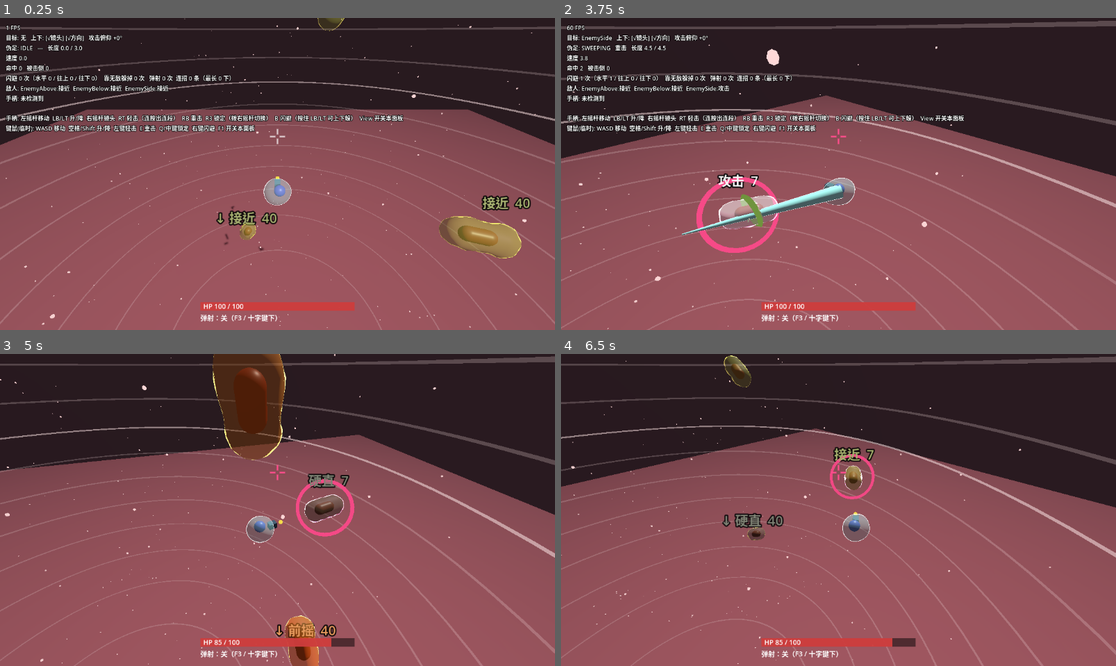
Above: before the commit, frames 1-4 (two rows, left to right).
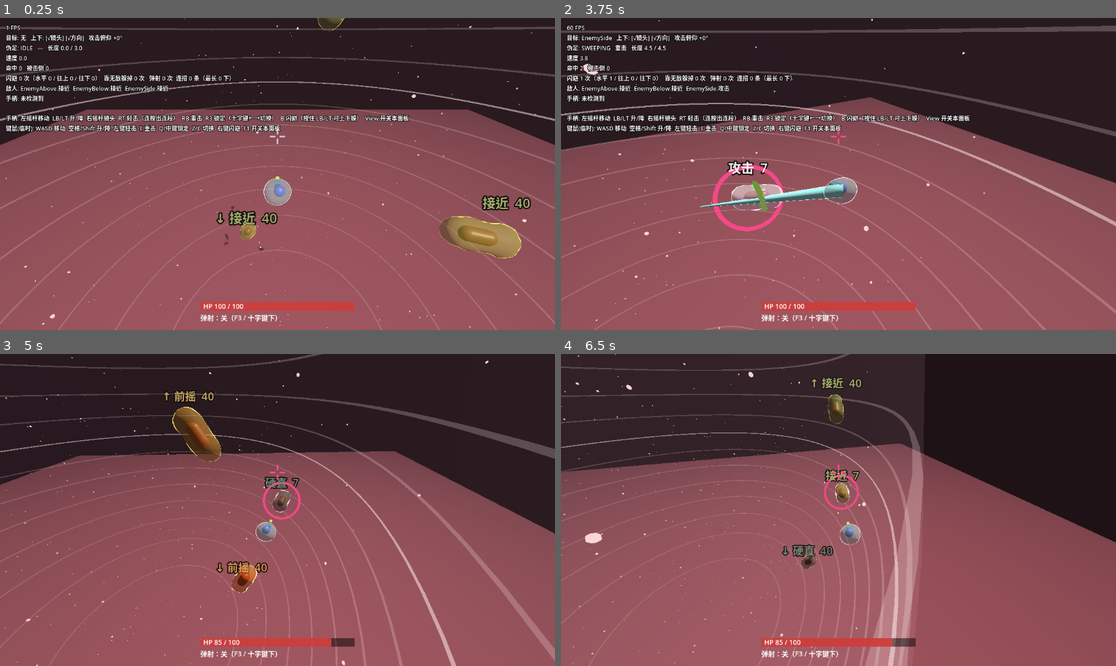
Above: after the commit, the same moments.

Repository: paddypasteur/cellgod
Game: Godot game, scene res://scenes/arena.tscn
The game is run twice, just before and just after one commit, with the same random seed, the same clock (stepped at 60 frames per second) and the same inputs.
Inputs (mouse positions are in pixels of both pictures, inside the frame that each line leads up to):
- Up to frame 1 (0.25 s): no input
- Up to frame 2 (3.75 s): move the mouse to (960, 158) at 0.52 s; hold D (move_right) 0.53-1.28 s; tap C (lock_next, bound only after the commit) at 0.6, 1.55, 3.05 s; click (960, 158) at 0.67 s; tap Z (lock_prev, bound only after the commit) at 0.8, 1.35, 2.3 s; move the mouse to (727, 189) at 1.27 s; hold S (move_back) 1.28-2.03 s; move the mouse to (894, 105) at 2.02 s; hold D (move_right) 2.03-2.78 s; right-click (894, 105) at 2.1 s; move the mouse to (810, 236) at 2.77 s; hold W (move_forward) 2.78-3.53 s; tap E (heavy_attack) at 2.85 s; click (810, 236) at 2.92 s; move the mouse to (1005, 220) at 3.52 s; hold A (move_left) from 3.53 s (still down); tap Q (lock_on) at 3.6 s
- Up to frame 3 (5 s): keep holding A (move_left); tap Z (lock_prev, bound only after the commit) at 3.8 s; tap F1 (toggle_debug) at 4.15 s; move the mouse to (111, 463) at 4.27 s; click (111, 463) at 4.35 s; tap C (lock_next, bound only after the commit) at 4.55 s
- Up to frame 4 (6.5 s): move the mouse to (866, 510) at 5.02 s; release A (move_left) at 5.03 s; hold S (move_back) 5.03-5.78 s; tap C (lock_next, bound only after the commit) at 5.1, 6.05 s; click (866, 510) at 5.17 s; tap Z (lock_prev, bound only after the commit) at 5.3, 5.85 s; move the mouse to (755, 432) at 5.77 s; hold D (move_right) from 5.78 s (still down)

The runs differ from the first frame. In frame 1, 0.8% of the frame differs, in the area x 34-74%, y 30-37%; in frame 2, 13%; in frame 3, 17%, in the area x 0-100%, y 0-100%; in frame 4, 15%.

Commit message:
锁定改为镜头完整接管（含上下跟随、拉远、视野加宽），切换目标改十字键左右（按画面左右）；删掉右摇杆拨动切换和镜头弱偏向
Co-Authored-By: Claude Opus 5.5 <noreply@anthropic.com>

Diff:
--- a/scripts/autoload/input_setup.gd
+++ b/scripts/autoload/input_setup.gd
@@ -3,7 +3,7 @@
 ## 只在 项目设置→输入映射 里没有同名动作时才注册，
 ## 所以开发者在编辑器里定义的键位永远优先，这里只是兜底。
 ##
-## 手柄：左摇杆移动，LB/LT 上升/下降，右摇杆转镜头，RT 轻击（连按出连段），RB 重击，B 闪避
+## 手柄：左摇杆移动，LB/LT 上升/下降，右摇杆转镜头，RT 轻击（连按出连段），RB 重击，B 闪避，R3 锁定、十字键左右切换目标
 ## 键鼠（临时占位，方案未定）：WASD 移动，空格/Shift 上升/下降，左键轻击，E 重击，右键闪避；
 ##       暂时没有鼠标转镜头
 
@@ -40,6 +40,9 @@
     _add_action(&"pseudopod", [_mouse(MOUSE_BUTTON_LEFT), _joy_axis(JOY_AXIS_TRIGGER_RIGHT, 1.0)])
     # 锁定 / 解锁：R3（类魂通用约定）。键鼠临时用 Q 或鼠标中键
     _add_action(&"lock_on", [_joy_button(JOY_BUTTON_RIGHT_STICK), _key(KEY_Q), _mouse(MOUSE_BUTTON_MIDDLE)])
+    # 切换锁定目标：十字键左右（2026-11-28 开发者："右摇杆不是要控制摄像头的吗？设置成十字键的左右"）。键盘临时用 Z / C
+    _add_action(&"lock_prev", [_joy_button(JOY_BUTTON_DPAD_LEFT), _key(KEY_Z)])
+    _add_action(&"lock_next", [_joy_button(JOY_BUTTON_DPAD_RIGHT), _key(KEY_C)])
     # 重击：独立按键（不是蓄力）。RB 在上下移动挪到左手后空出来了
     _add_action(&"heavy_attack", [_key(KEY_E), _joy_button(JOY_BUTTON_RIGHT_SHOULDER)])
 
--- a/scripts/camera/follow_camera.gd
+++ b/scripts/camera/follow_camera.gd
@@ -54,13 +54,22 @@
 @export var bounce_yaw_lead_rate: float = 5.0
 
 @export_group("锁定时")
-## 锁定时镜头偏向目标的强度（0 = 完全不管，1 = 很快对准）。默认偏弱：这是球形战场，
-## 镜头焊死在一只敌人身上就看不见其他方向的威胁（DESIGN《镜头与锁定》）
-@export_range(0.0, 1.0) var lock_bias: float = 0.3
-## 偏向的速度
-@export var lock_bias_rate: float = 2.0
-## 俯仰也跟着偏一点：目标在上/下方时，镜头抬/低头多少（相对目标仰角的比例）
-@export_range(0.0, 1.0) var lock_pitch_follow: float = 0.4
+## 2026-11-28 策划改方案（两名玩家都说半套锁定难用）：锁定时镜头**完整接管**，右摇杆不起作用，
+## 持续把目标保持在画面中心区域；张望 = 再按一次锁定键解锁
+## 镜头转向目标的跟随速度。越大目标越稳地钉在画面中心
+@export var lock_follow_rate: float = 8.0
+## 上下也跟：目标在上方镜头就抬起来（教玩家垂直维度，不压制）。1 = 完全跟随目标的仰角
+@export_range(0.0, 1.0) var lock_pitch_follow: float = 1.0
+## 锁定时俯仰的范围（度）。比手动范围宽，正上方/正下方的目标也能尽量框住
+@export_range(-80.0, 80.0) var lock_pitch_min_deg: float = -70.0
+@export_range(-80.0, 80.0) var lock_pitch_max_deg: float = 70.0
+## 注视点往目标方向挪多少（0 = 看主角，1 = 看目标）。挪一点让主角和目标都在画面里
+@export_range(0.0, 1.0) var lock_look_blend: float = 0.3
+## 锁定时镜头额外拉远多少米、视野加宽多少度：球面上留在画面里的部分更多
+@export var lock_extra_distance: float = 2.0
+@export var lock_extra_fov_deg: float = 10.0
+## 拉远 / 加宽的过渡速度
+@export var lock_zoom_rate: float = 5.0
 
 @export_group("震动")
 ## 震动强度为 1 时镜头最多偏移多少米
@@ -74,14 +83,16 @@
 var _pitch_deg: float = 0.0
 var _pivot: Vector3 = Vector3.ZERO
 var _manual_cooldown: float = 0.0
-## 右摇杆被推住多久了：锁定时要推住超过"拨一下"的时长才算转镜头，免得拨摇杆切换目标时镜头也跟着晃
-var _stick_hold_time: float = 0.0
+var _lock_amount: float = 0.0
+var _base_fov: float = 75.0
+var _lock_look: Vector3 = Vector3.ZERO
 
 
 func _ready() -> void:
     var f: Vector3 = -global_basis.z
     _yaw = atan2(-f.x, -f.z)
     _pitch_deg = pitch_deg
+    _base_fov = fov
     if target != null:
         _pivot = target.global_position
     _apply()
@@ -95,7 +106,7 @@
     _pivot = _pivot.lerp(target.global_position, 1.0 - exp(-position_follow_rate * delta))
     _update_manual(delta)
     _update_yaw(delta)
-    _update_lock_bias(delta)
+    _update_lock(delta)
     _update_bounce_camera(delta)
     _trauma = maxf(_trauma - shake_decay * delta, 0.0)
     _apply()
@@ -126,19 +137,27 @@
     return null
 
 
-## 锁定时镜头轻微偏向目标：玩家推右摇杆张望时让开，松手过一会儿再慢慢转回来
-func _update_lock_bias(delta: float) -> void:
+## 锁定：镜头站到"主角 → 目标"连线的后方，目标落在画面中心区域；拉远、视野加宽。
+## 解锁后从当前角度直接交还玩家，不回弹
+func _update_lock(delta: float) -> void:
     var lock := _lock_target()
-    if lock == null or lock_bias <= 0.0 or _manual_cooldown > 0.0:
-        return
+    var w_zoom: float = 1.0 - exp(-lock_zoom_rate * delta)
+    _lock_amount = lerpf(_lock_amount, 1.0 if lock != null else 0.0, w_zoom)
+    fov = _base_fov + lock_extra_fov_deg * _lock_amount
+    if lock == null:
+        return
+    _lock_look = lock.global_position
     var to: Vector3 = lock.global_position - target.global_position
     var flat: float = Vector2(to.x, to.z).length()
-    if flat < 0.01:
-        return
-    var w: float = (1.0 - exp(-lock_bias_rate * delta)) * lock_bias
-    _yaw = lerp_angle(_yaw, atan2(-to.x, -to.z), w)
+    if to.length() < 0.01:
+        return
+    var w: float = 1.0 - exp(-lock_follow_rate * delta)
+    if flat > 0.01:
+        _yaw = lerp_angle(_yaw, atan2(-to.x, -to.z), w)
     var want_pitch: float = pitch_deg + rad_to_deg(atan2(to.y, flat)) * lock_pitch_follow
-    _pitch_deg = clampf(lerpf(_pitch_deg, want_pitch, w), pitch_min_deg, pitch_max_deg)
+    want_pitch = clampf(want_pitch, lock_pitch_min_deg, lock_pitch_max_deg)
+    _pitch_deg = lerpf(_pitch_deg, want_pitch, w)
+    _manual_cooldown = 0.0
 
 
 ## 叠加一次震动，强度 0..1，多次受击会叠加但不超过 1
@@ -149,14 +168,9 @@
 func _update_manual(delta: float) -> void:
     _manual_cooldown = maxf(_manual_cooldown - delta, 0.0)
     var stick: Vector2 = Input.get_vector(&"camera_left", &"camera_right", &"camera_down", &"camera_up", stick_deadzone)
-    if stick == Vector2.ZERO:
-        _stick_hold_time = 0.0
-        return
-    _stick_hold_time += delta
-    if _lock_target() != null:
-        var flick_time: Variant = target.get("lock_flick_time")
-        if flick_time != null and _stick_hold_time <= float(flick_time):
-            return
+    # 锁定时镜头归锁定管，右摇杆不起作用
+    if stick == Vector2.ZERO or _lock_target() != null:
+        return
     _manual_cooldown = auto_follow_resume_delay
     # 摇杆往右推 = 镜头往右看 = yaw 减小（yaw 正方向是从上往下看逆时针）
     _yaw -= deg_to_rad(stick_yaw_speed_deg) * stick.x * delta
@@ -187,7 +201,9 @@
     var orbit: Basis = Basis(Vector3.UP, _yaw) * Basis(Vector3.RIGHT, pitch)
     # orbit.x 是镜头右方；绕 X 轴的俯仰不改变它，所以它始终水平，平移不会带来 roll
     var look_point: Vector3 = _pivot + Vector3.UP * look_height_offset + orbit.x * shoulder_offset
-    global_position = look_point + orbit * Vector3(0.0, 0.0, distance + _extra_distance)
+    if _lock_amount > 0.001:
+        look_point = look_point.lerp(_lock_look, lock_look_blend * _lock_amount)
+    global_position = look_point + orbit * Vector3(0.0, 0.0, distance + _extra_distance + lock_extra_distance * _lock_amount)
     look_at(look_point, Vector3.UP)
     # 震动只做平移、放在 look_at 之后：不改变朝向，绝不会带出 roll
     if _trauma > 0.0:
--- a/scripts/player/player.gd
+++ b/scripts/player/player.gd
@@ -268,20 +268,14 @@
 @export var body_stretch_damping: float = 9.0
 
 @export_group("锁定")
-## 2026-11-28 开发者："现在不知道我在锁定谁。锁定之后攻击就应该朝着他；按摇杆切换。"
-## R3 / Q / 鼠标中键 锁定或解锁；锁定时快速拨一下右摇杆切换目标。
-## 锁定决定攻击朝向和身体转向，**不焊死镜头**（镜头只轻微偏向目标，推住右摇杆随时能看别处）
+## R3 / Q / 鼠标中键 锁定或解锁；十字键 ← → （键盘 Z / C）切换到画面上左边 / 右边相邻的目标。
+## 锁定决定攻击朝向和身体转向，镜头由 FollowCamera 完整接管（2026-11-28 策划改方案）
 ## 多远以内能锁上（米）
 @export var lock_range: float = 18.0
 ## 超过多远自动解锁（米）
 @export var lock_break_range: float = 25.0
 ## 锁定时在离准星多远的范围里找目标（屏幕高度的比例），比普通索敌宽
 @export_range(0.0, 1.0) var lock_acquire_screen_radius: float = 0.45
-## 右摇杆推过这个幅度、并在 lock_flick_time 秒内松回去，算"拨一下"切换目标；推住更久就是转镜头张望
-@export_range(0.1, 1.0) var lock_flick_threshold: float = 0.7
-@export var lock_flick_time: float = 0.25
-## 切换时只在拨动方向两侧这么多度以内找下一个目标
-@export_range(10.0, 180.0) var lock_switch_max_angle_deg: float = 70.0
 ## 锁定标记的颜色（敌人描边也换成这个颜色）
 @export var lock_color: Color = Color(1.0, 0.3, 0.55)
 
@@ -306,9 +300,6 @@
 ## 锁定目标（null = 没锁）
 var _lock_target: Node3D = null
 var _lock_marker: MeshInstance3D = null
-var _flick_active: bool = false
-var _flick_timer: float = 0.0
-var _flick_dir: Vector2 = Vector2.ZERO
 
 ## 当前这次前摇是重击的（否则是轻击）
 var _windup_is_heavy: bool = false
@@ -430,6 +421,10 @@
             _buffer_timer = maxf(_recovery_left, 0.0) + light_buffer_window
     elif _is_fresh_press(event, &"lock_on"):
         _toggle_lock()
+    elif _is_fresh_press(event, &"lock_prev"):
+        _switch_lock(-1.0)
+    elif _is_fresh_press(event, &"lock_next"):
+        _switch_lock(1.0)
     elif _is_fresh_press(event, &"heavy_attack"):
         _heavy_buffer = input_buffer_time
     elif _is_fresh_press(event, &"dodge"):
@@ -899,43 +894,23 @@
     lock_changed.emit(kind)
 
 
-## 每帧：目标死了、跑太远就自动解锁；锁定时检测右摇杆"拨一下"切换目标
-func _update_lock(delta: float) -> void:
-    if _lock_target != null:
-        if not is_instance_valid(_lock_target) or not _lock_target.is_in_group(&"target")                 or _lock_target.global_position.distance_to(global_position) > lock_break_range:
-            _set_lock(null, "off")
-    var stick: Vector2 = Input.get_vector(&"camera_left", &"camera_right", &"camera_down", &"camera_up")
+## 每帧：目标死了、跑太远就自动解锁
+func _update_lock(_delta: float) -> void:
     if _lock_target == null:
-        _flick_active = false
-        return
-    var mag: float = stick.length()
-    if not _flick_active:
-        if mag >= lock_flick_threshold:
-            _flick_active = true
-            _flick_timer = 0.0
-            _flick_dir = stick
-        return
-    _flick_timer += delta
-    if mag > _flick_dir.length():
-        _flick_dir = stick
-    if mag < 0.3:
-        _flick_active = false
-        # 推得快、松得快才是"拨"；推住超过 lock_flick_time 是在转镜头张望，不切换
-        if _flick_timer <= lock_flick_time:
-            _switch_lock(_flick_dir)
-
-
-## 按拨动方向在屏幕上找下一个目标：相对当前目标的屏幕位置，方向夹角在范围内、离得最近的
-func _switch_lock(flick: Vector2) -> void:
+        return
+    if not is_instance_valid(_lock_target) or not _lock_target.is_in_group(&"target")             or _lock_target.global_position.distance_to(global_position) > lock_break_range:
+        _set_lock(null, "off")
+
+
+## 按画面上的左右切换（不是世界坐标的左右）：玩家按的是"画面上更左边那只"。
+## side = -1 往左、+1 往右；选这一侧水平距离最近的，上下差得多的稍微靠后。那一侧没有就不动
+func _switch_lock(side: float) -> void:
     var cam: Camera3D = get_viewport().get_camera_3d()
     if cam == null or _lock_target == null:
         return
     var from: Vector2 = get_aim_screen_point()
     if not cam.is_position_behind(_lock_target.global_position):
         from = cam.unproject_position(_lock_target.global_position)
-    # 摇杆往上推是屏幕往上（屏幕 y 向下为正）
-    var want: Vector2 = Vector2(flick.x, -flick.y).normalized()
-    var max_angle: float = deg_to_rad(lock_switch_max_angle_deg)
     var best: Node3D = null
     var best_score: float = INF
     for node: Node in get_tree().get_nodes_in_group(&"target"):
@@ -947,12 +922,10 @@
         if cam.is_position_behind(t.global_position):
             continue
         var v: Vector2 = cam.unproject_position(t.global_position) - from
-        if v.length() < 1.0:
+        var dx: float = v.x * side
+        if dx < 4.0:
             continue
-        var angle: float = absf(want.angle_to(v))
-        if angle > max_angle:
-            continue
-        var score: float = v.length() * (1.0 + angle)
+        var score: float = dx + absf(v.y) * 0.5
         if score < best_score:
             best_score = score
             best = t
--- a/scripts/ui/debug_overlay.gd
+++ b/scripts/ui/debug_overlay.gd
@@ -44,8 +44,8 @@
         text += str(logger.call(&"get_summary")) + "\n"
     text += _enemies_text() + "\n"
     text += _joypad_text() + "\n\n"
-    text += "手柄: 左摇杆移动  LB/LT 升/降  右摇杆镜头  RT 轻击（连按出连段）  RB 重击  R3 锁定（拨右摇杆切换）  B 闪避（按住 LB/LT 可上下躲）  View 开关本面板\n"
-    text += "键鼠(临时): WASD 移动  空格/Shift 升/降  左键轻击  E 重击  Q/中键锁定  右键闪避  F1 开关本面板"
+    text += "手柄: 左摇杆移动  LB/LT 升/降  右摇杆镜头  RT 轻击（连按出连段）  RB 重击  R3 锁定（十字键←→切换）  B 闪避（按住 LB/LT 可上下躲）  View 开关本面板\n"
+    text += "键鼠(临时): WASD 移动  空格/Shift 升/降  左键轻击  E 重击  Q/中键锁定  Z/C 切换  右键闪避  F1 开关本面板"
     _label.text = text
 
 
--- a/tests/lock_smoke.gd
+++ b/tests/lock_smoke.gd
@@ -1,8 +1,8 @@
 extends SceneTree
 ## 锁定冒烟测试（无界面）。三只冻住的敌人摆在前方：中、右、左。检查：
 ##   按锁定键锁上离准星最近的；锁定后攻击方向和身体朝向跟着目标；
-##   右摇杆快速拨一下 = 切到右边的目标，且镜头基本不动；推住不放 = 转镜头，不切换；
-##   镜头只是轻微偏向目标，不会被一下拽过去；目标没了自动解锁；再按一次解锁。
+##   镜头完整接管：目标转到画面中心区域、在头顶时镜头抬头、视野变宽、右摇杆不起作用；
+##   十字键左右按画面上的左右切到相邻目标；目标没了自动解锁；再按一次解锁。
 ## 用法：godot --headless --path . -s tests/lock_smoke.gd
 
 var _frame: int = 0
@@ -50,6 +50,15 @@
         _fails += 1
 
 
+## 目标离画面中心多远（屏幕高度的比例）
+func _screen_offset(t: Node3D) -> float:
+    var cam: Camera3D = root.get_viewport().get_camera_3d()
+    if cam.is_position_behind(t.global_position):
+        return 99.0
+    var size: Vector2 = root.get_viewport().get_visible_rect().size
+    return (cam.unproject_position(t.global_position) - size * 0.5).length() / size.y
+
+
 func _place() -> void:
     _p.global_position = Vector3.ZERO
     _p.velocity = Vector3.ZERO
@@ -90,47 +99,60 @@
             _check("锁定后攻击方向对着目标", _p._aim_dir.dot(to) > 0.99, "dot=%.3f" % _p._aim_dir.dot(to))
             var fwd: Vector3 = _p._facing_basis() * Vector3.FORWARD
             _check("锁定后身体转向目标", Vector2(fwd.x, fwd.z).normalized().dot(Vector2(to.x, to.z).normalized()) > 0.95)
-            # 镜头只是轻微偏向，0.8 秒内不该完全转到身后的目标
-            var cam_fwd := Vector3(-sin(_cam._yaw), 0.0, -cos(_cam._yaw))
-            _check("镜头没被一下拽到目标", cam_fwd.dot(Vector2(to.x, to.z).normalized().x * Vector3.RIGHT
-                + Vector2(to.x, to.z).normalized().y * Vector3.BACK) < 0.9, "yaw=%.0f°" % rad_to_deg(_cam._yaw))
+            # 镜头完整接管：0.8 秒内目标已在画面中心区域（左后上方的目标被转到前面）
+            _check("镜头把目标转到画面中心区域", _screen_offset(_mid) < 0.25, "离中心 %.2f（屏幕高度）" % _screen_offset(_mid))
+            _check("锁定时视野变宽", _cam.fov > _cam._base_fov + 5.0, "fov=%.0f" % _cam.fov)
+            # 目标挪到头顶上方：镜头要跟着抬起来
+            _mid.global_position = Vector3(0.0, 9.0, -4.0)
+        160:
+            _check("目标在上方 → 镜头抬头（从下往上看）", _cam._pitch_deg > 20.0, "pitch=%.0f°" % _cam._pitch_deg)
+            _check("上方的目标也在画面中心区域", _screen_offset(_mid) < 0.25, "%.2f" % _screen_offset(_mid))
             _place()
-            _cam._yaw = 0.0
-            _cam._manual_cooldown = 0.0
-        130:
-            # 快速拨一下右摇杆（往右）
-            _yaw_mark = _cam._yaw
-            Input.action_press(&"camera_right", 1.0)
-        134:
-            Input.action_release(&"camera_right")
-        136:
-            _check("往右拨一下 = 切到右边那只", _p.get_lock_target() == _right, str(_p.get_lock_target()))
-            _check("拨摇杆切换时镜头基本不动", absf(rad_to_deg(_cam._yaw - _yaw_mark)) < 3.0,
-                "%.1f°" % rad_to_deg(_cam._yaw - _yaw_mark))
-            _place()
+        200:
+            # 锁定时右摇杆不起作用
             _yaw_mark = _cam._yaw
             Input.action_press(&"camera_left", 1.0)
-        180:
+        230:
             Input.action_release(&"camera_left")
-        182:
-            _check("推住右摇杆 = 转镜头张望，不切换", _p.get_lock_target() == _right, str(_p.get_lock_target()))
-            _check("推住时镜头确实转了", absf(rad_to_deg(_cam._yaw - _yaw_mark)) > 20.0,
-                "%.0f°" % rad_to_deg(_cam._yaw - _yaw_mark))
-            _right.remove_from_group(&"target")
-        184:
+            _check("锁定时推右摇杆，镜头不被拽走", absf(rad_to_deg(_cam._yaw - _yaw_mark)) < 3.0,
+                "%.1f°" % rad_to_deg(_cam._yaw - _yaw_mark))
+            _check("推右摇杆也不切换目标", _p.get_lock_target() == _mid)
+            _press(&"lock_next")
+        231:
+            _release(&"lock_next")
+        232:
+            _check("十字键右 = 切到画面右边那只", _p.get_lock_target() == _right, str(_p.get_lock_target()))
+        250:
+            _press(&"lock_next")
+        251:
+            _release(&"lock_next")
+        252:
+            _check("最右边再按右 = 不动", _p.get_lock_target() == _right)
+            _press(&"lock_prev")
+        253:
+            _release(&"lock_prev")
+        280:
+            _check("十字键左 = 回到中间那只（画面上相邻的）", _p.get_lock_target() == _mid, str(_p.get_lock_target()))
+            _press(&"lock_prev")
+        281:
+            _release(&"lock_prev")
+        282:
+            _check("再左 = 左边那只", _p.get_lock_target() == _left, str(_p.get_lock_target()))
+            _left.remove_from_group(&"target")
+        284:
             _check("目标没了自动解锁", _p.get_lock_target() == null)
-            _right.add_to_group(&"target")
+            _left.add_to_group(&"target")
             _press(&"lock_on")
-        185:
+        285:
             _release(&"lock_on")
-        186:
+        286:
             _check("再锁上", _p.get_lock_target() != null)
             _press(&"lock_on")
-        187:
+        287:
             _release(&"lock_on")
-        188:
+        288:
             _check("再按一次解锁", _p.get_lock_target() == null)
-            _check("锁定事件顺序", _events == ["on", "switch", "off", "on", "off"], str(_events))
+            _check("锁定事件顺序", _events == ["on", "switch", "switch", "switch", "off", "on", "off"], str(_events))
             print("结果：%s" % ("全部通过" if _fails == 0 else "%d 项失败" % _fails))
             return true
     return false
